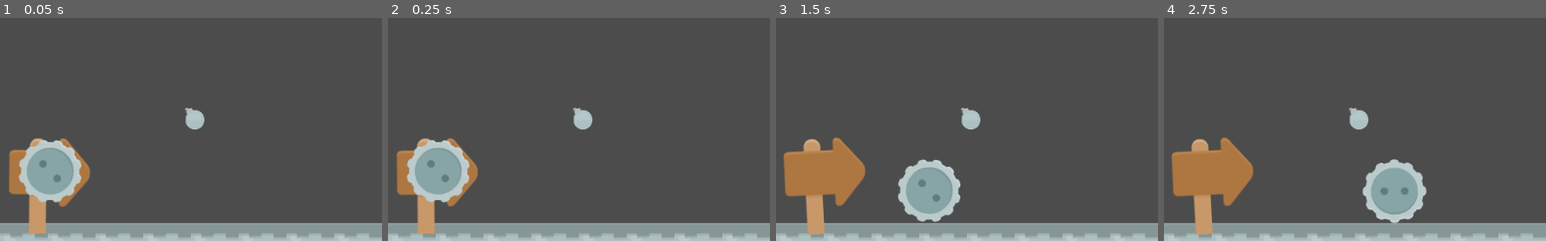
Above: before the commit, frames 1-4 (left to right).
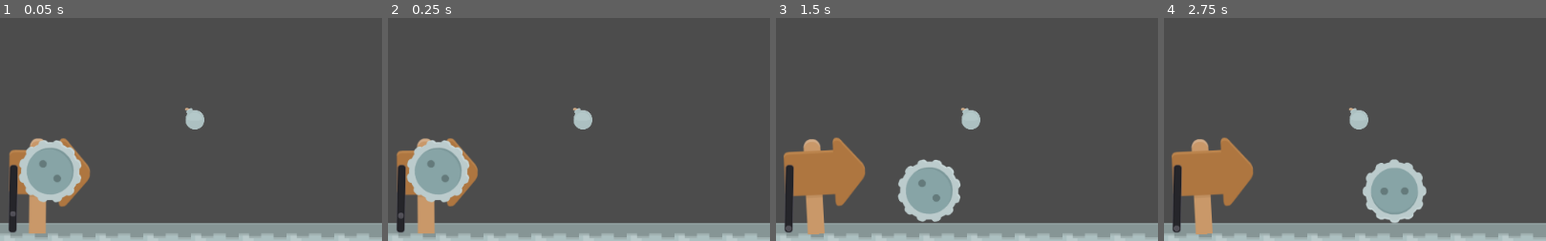
Above: after the commit, the same moments.

Repository: PandorasGit/P1-paroberts
Game: Godot game, scene res://World/World.tscn
The game is run twice, just before and just after one commit, with the same random seed, the same clock (stepped at 60 frames per second) and the same inputs. Before the commit the project has no main scene; this scene is started directly in both runs.
Inputs:
- Up to frame 1 (0.05 s): no input
- Up to frame 2 (0.25 s): no input
- Up to frame 3 (1.5 s): tap Enter (adjustPower) at 0.5, 1.35 s; tap Space (launch) at 0.6 s
- Up to frame 4 (2.75 s): tap Space (launch) at 1.55, 2.1 s
The pictures show only the part of the screen within x 0-50%, y 50-100%; the shares and areas given below are measured in that part.

The runs differ from the first frame. In frame 1, 0.6% of the frame differs, in the area x 2-5%, y 65-97%; in frame 2, 0.6%; in frame 3, 0.6%; in frame 4, 0.6%.

Commit message:
Add Power Meter

Diff:
--- a/Project/Launcher/Launcher.gd
+++ b/Project/Launcher/Launcher.gd
@@ -7,6 +7,7 @@
 var _launched := false
 var powerChangeRate := 1
 export var maxPower := 500
+export var minPower := 100
 
 func rotate_counterclockwise():
 	angle += rotationSpeed
@@ -29,10 +30,10 @@
 func _process(_delta):
 
 	if not _launched:
-
+		$PowerMeter.value = -power
 		if Input.is_action_pressed("adjustPower") && power <= maxPower:
 			power += powerChangeRate
-		elif power > 0:
+		elif power > minPower:
 			power -= powerChangeRate
 
 		if Input.is_action_just_pressed("launch"):
@@ -40,5 +41,6 @@
 			$LauncherSprite/Projectile.gravity_scale = 1
 			$LauncherSprite/Projectile.apply_impulse(Vector2.ZERO, impulse )
 			_launched = true
+			$PowerMeter.value = -minPower
 		adjustAngle()
 		$LauncherSprite.rotation = deg2rad(-angle)
--- a/Project/Launcher/Launcher.tscn
+++ b/Project/Launcher/Launcher.tscn
@@ -15,3 +15,13 @@
 position = Vector2( 0, -20 )
 rotation = 0.785398
 gravity_scale = 0.0
+
+[node name="PowerMeter" type="VScrollBar" parent="."]
+margin_left = -55.4977
+margin_top = -28.0357
+margin_right = -43.4977
+margin_bottom = 63.9643
+min_value = -500.0
+max_value = -100.0
+value = -100.0
+custom_step = 1.0
--- a/Project/project.godot
+++ b/Project/project.godot
@@ -11,6 +11,7 @@
 [application]
 
 config/name="Project"
+run/main_scene="res://World/World.tscn"
 config/icon="res://icon.png"
 
 [gui]
Not shown, changed: README.md
